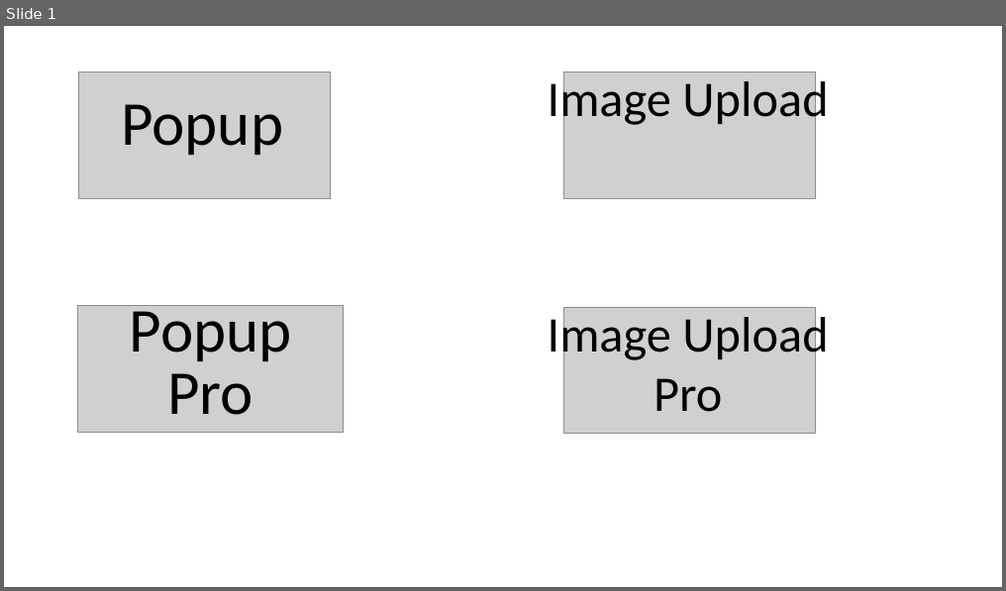
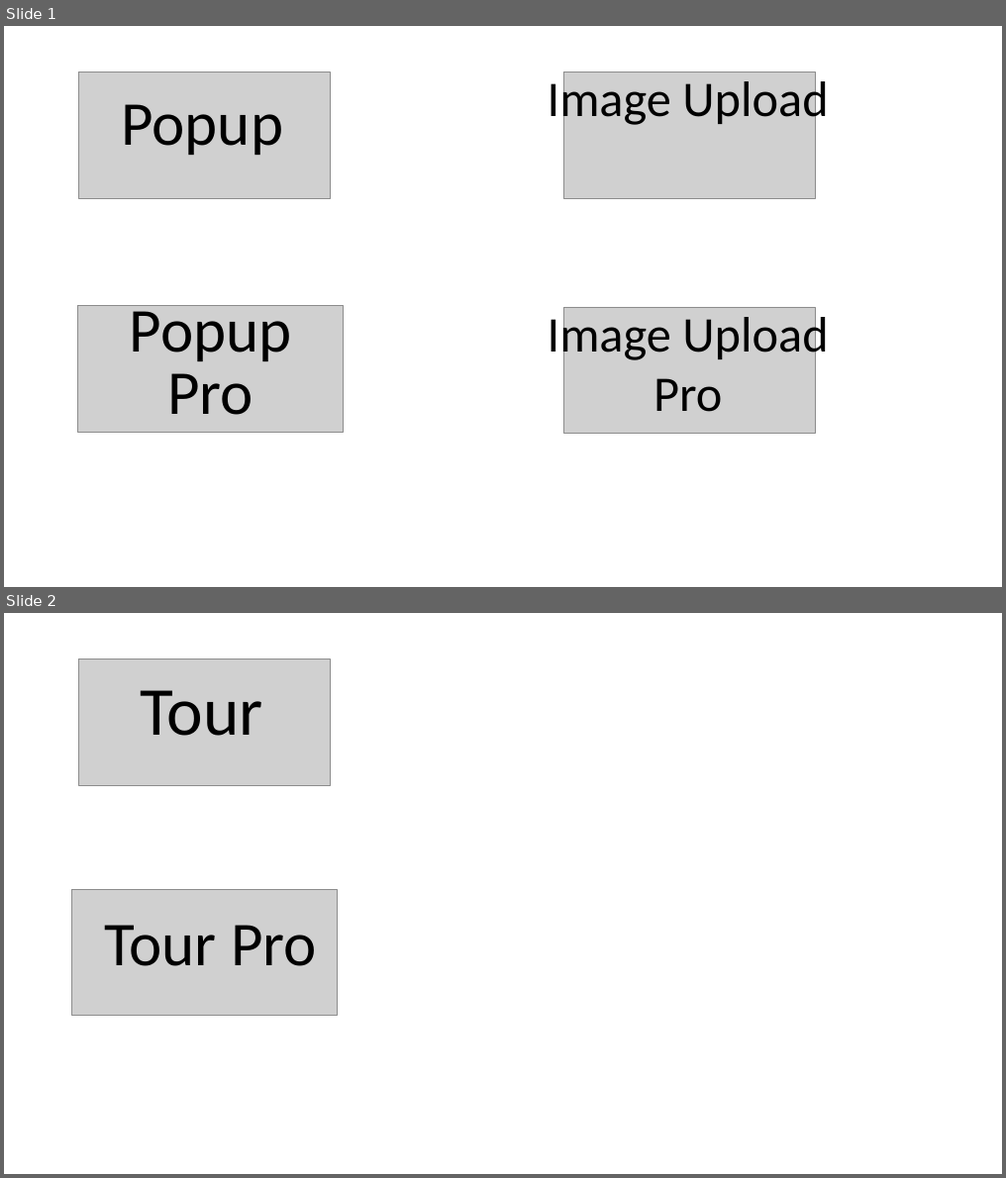
Before and after one commit to klako-web/BE-Components, a slide deck: assets/Component Icons.pptx. Shown one above the other, each under a label of ours: slide 1 before the commit, slides 1 and 2 after it. The pictures are 1006x591 and 1006x1178 pixels, drawn with LibreOffice and Linux fonts; fonts in the diff are those of the drawing; grey boxes stand for pictures. Boxes give left, top, right and bottom in pixels: in the first picture for what was removed or moved away, otherwise in the second. Text is boxed around its words. In the diff, an @@ line names an element or a change of style, - is before the commit and + after.

Commit message:
init tour

```diff
--- a/assets/Component Icons.pptx
+++ b/assets/Component Icons.pptx
@@ slide 2 added at (4,613,1002,1174), background #FFFFFF @@
@@ picture added at (79,659,331,785) @@
@@ text added at (140,690,263,736), 66 pt, text #000000 @@
+Tour
@@ picture added at (71,889,338,1016) @@
@@ text added at (105,925,317,966), 60 pt, text #000000 @@
+Tour Pro
```
Also in this commit, not shown: 6 other files.
